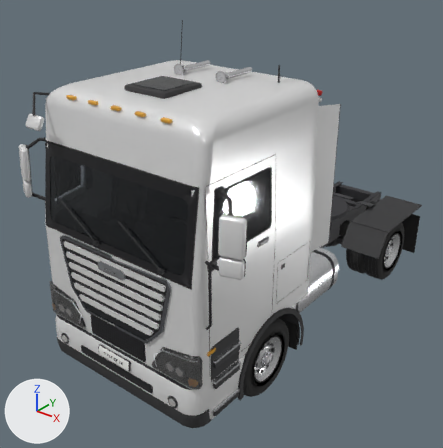
The glTF model game/assets/trucks/vektor.glb: old version first, new version second.
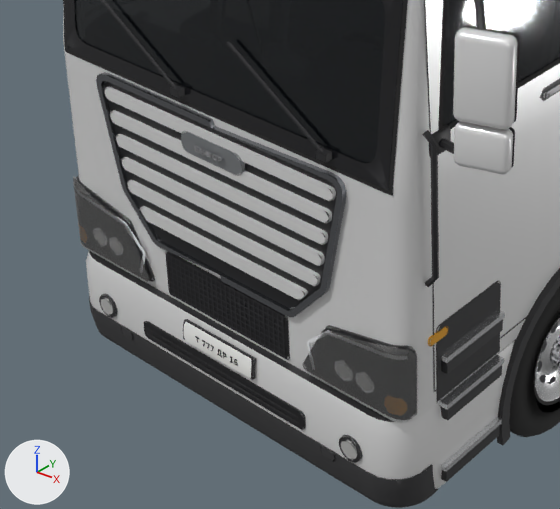
Old and new are each drawn whole from a 50 mm camera at (4.66, -8.99, 5.49) aimed at (-0.35, -2.72, 1.6) and again close up on the part from 4% to 60% of the width and 45% to 96% of the height. The axes (+X, +Y, +Z) are drawn at lower left. The lights are the same throughout. The last two pictures show the newer version. Where no turn or scale is listed for an object, it has been applied to the vertices. Vertices at exactly the same position are counted once.

Before the edit, the objects in view are built like this:
```python
ob_vektor = bpy.data.objects.new('vektor', me_vektor)
ob_vektor.location = (-0.003, -2.059, 2.345)
ob_wheel_fl = bpy.data.objects.new('wheel_FL', me_wheel_fl_005)
ob_wheel_fl.location = (1.02, -3.7, 0.53)
```
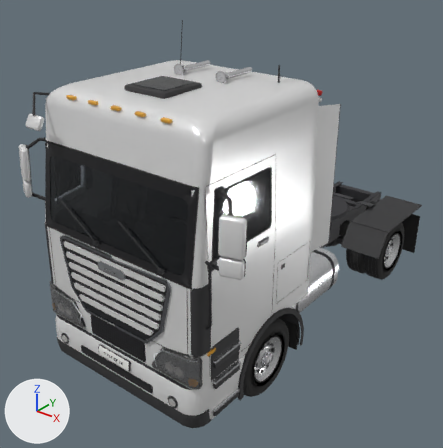
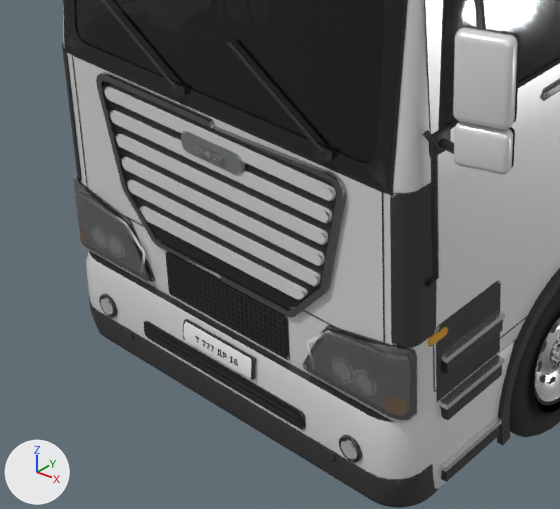
Diff of the bpy script that builds the scene:
```diff
--- a/game/assets/trucks/vektor.glb.py
+++ b/game/assets/trucks/vektor.glb.py
@@ me_vektor @@
 # used by ob_vektor; location = (-0.003, -2.059, 2.345)
-me_vektor.from_pydata(...)  # 18928 vertices, 26060 faces; spans x -1.72..1.72, y -3.15..3.15, z -2.09..2.09
+me_vektor.from_pydata(...)  # 20694 vertices, 28528 faces; spans x -1.72..1.72, y -3.15..3.15, z -2.09..2.09
+# me_vektor part 1: the loose piece of 114 vertices spanning x 1.22..1.25, y -2.87..-2.86, z -1.28..0.94 is copied, and the copy is multiplied about its middle by the matrix ((-0.005, 0.0, 0.995), (0.0, 0.0, 0.0), (0.0, -1.0, 0.0)), then moved by (-1.23, -0.19, -0.83); it spans x -1.1..1.11, y -3.06, z -1.0..-0.99
+# me_vektor part 2: the loose piece of 114 vertices spanning x 1.22..1.25, y -2.87..-2.86, z -1.28..0.94 is copied, and the copy is multiplied about its middle by the matrix ((-0.005, 0.0, 0.995), (0.0, -0.05, 0.0), (0.0, -1.05, 0.0)), then moved by (-1.23, -0.17, 0.05); it spans x -1.1..1.11, y -3.04, z -0.12..-0.11
+# me_vektor part 3: a new loose piece of 448 vertices spanning x 1.16..1.26, y -3.06..-2.83, z -0.93..-0.1, in mat_mat_plastic (dark grey #353536)
+# me_vektor part 4: a new loose piece of 46 vertices spanning x -1.11..-1.1, y -3.06..-3.04, z -1.0..-0.12, in mat_mat_seam (black #161616)
+# me_vektor part 5: a new loose piece of 46 vertices spanning x 1.1..1.11, y -3.06..-3.04, z -1.0..-0.12, in mat_mat_seam (black #161616)
+# me_vektor part 6: 61 vertices moved from x -1.25..-0.81, y -3.08..-2.87, z -1.26..-0.92 to x -1.25..-0.8, y -3.08..-2.87, z -1.28..-0.92; 84 vertices removed from x -1.06..-0.79, y -3.08..-3.07, z -1.27..-1.14; 809 vertices added at x -1.25..-0.62, y -3.08..-2.83, z -1.3..-0.1
+# other edits to the shape of me_vektor do not show in these pictures
 me_vektor.materials.append(mat_mat_paint)
```

Location of each change, [x1, y1, x2, y2] in pixels of the close-ups (560 x 509 px):
'vektor', reshaped
    before: [63, 0, 560, 508]
    after: [62, 0, 560, 508]
part 1 of me_vektor, added
    after: [122, 214, 337, 328]
part 2 of me_vektor, added
    after: [72, 55, 382, 192]
part 3 of me_vektor, added
    after: [390, 183, 437, 348]
part 4 of me_vektor, added
    after: [72, 56, 88, 188]
part 5 of me_vektor, added
    after: [382, 192, 385, 343]
part 6 of me_vektor, built on
    after: [62, 43, 147, 271]
